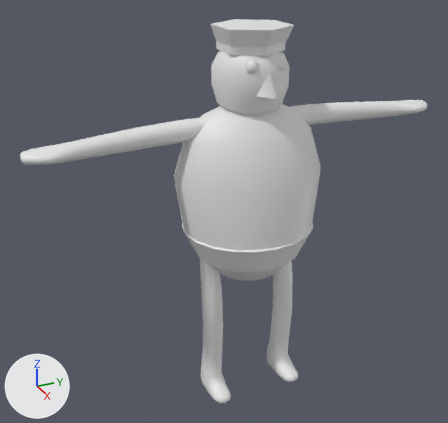
Renders of the FBX model Assets/Characters/Officer/Officer02/Officer_02.fbx from each side of a commit.
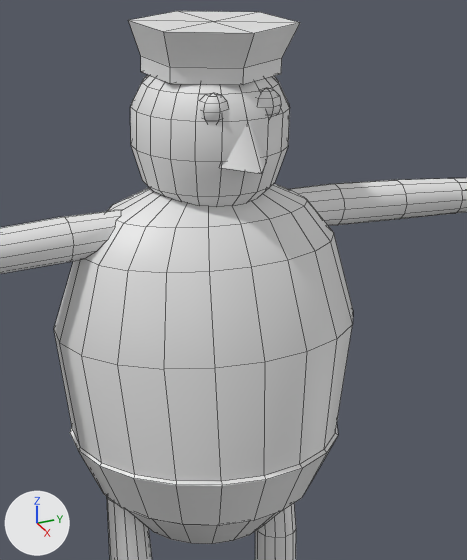
There are two pictures of each version: one whole from a camera (50 mm lens) standing at (0.136, -0.0682, 0.1237) and looking at (-0.0036, -0.0054, 0.0539), one close up on the part from 33% to 84% of the width and 3% to 68% of the height. Lighting does not change. The marker at lower left points along +X, +Y and +Z. The close-ups show mesh edges as thin lines. Materials are left out; every surface is plain grey. Where no turn or scale is listed for an object, it has been applied to the vertices.

The scene before the commit, as lines of its bpy script (objects in view):
```python
me_mesh = bpy.data.meshes.new('Mesh')
me_mesh.from_pydata(...)  # 923 vertices, 884 faces; spans x -0.0169..0.0169, y -0.0559..0.0559, z 0.0..0.1031
me_mesh.materials.append(mat_lambert1)
# before: 254 (-0.0126, 0.0117, 0.0661), 257 (-0.0092, 0.0161, 0.0661), 265 (-0.0149, 0.0062, 0.0661), 275 (-0.0048, 0.019, 0.0661), 291 (-0.0156, 0.0, 0.0661)
# before: 298 (0.0, 0.0199, 0.0661), 302 (0.0048, 0.019, 0.0661) at pixel (353, 310), 334 (0.0092, 0.0161, 0.0661) at pixel (352, 324), 338 (-0.0149, -0.0062, 0.0661), 364 (0.0126, 0.0117, 0.0661) at pixel (337, 338)
# before: 365 (-0.0126, -0.0117, 0.0661), 389 (0.0149, 0.0062, 0.0661) at pixel (307, 351), 392 (-0.0092, -0.0161, 0.0661), 405 (0.0156, 0.0, 0.0661) at pixel (265, 362), 406 (-0.0048, -0.019, 0.0661) at pixel (53, 328)
# before: 424 (0.0048, -0.019, 0.0661) at pixel (81, 355), 427 (0.0149, -0.0062, 0.0661) at pixel (215, 368), 428 (0.0, -0.0199, 0.0661) at pixel (59, 343), 434 (0.0092, -0.0161, 0.0661) at pixel (117, 364), 436 (0.0126, -0.0117, 0.0661) at pixel (164, 369)
ob_pcylinder6 = bpy.data.objects.new('pCylinder6', me_mesh)
ob_pcylinder6.location = (0.0, 0.0, 0.0)
```
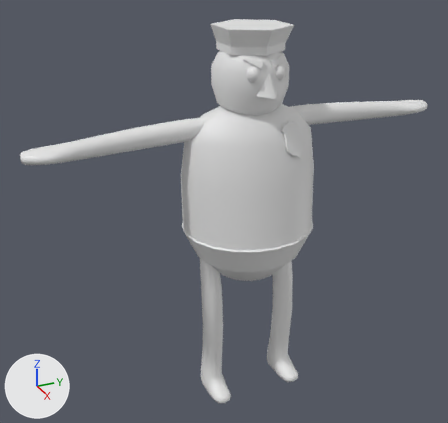
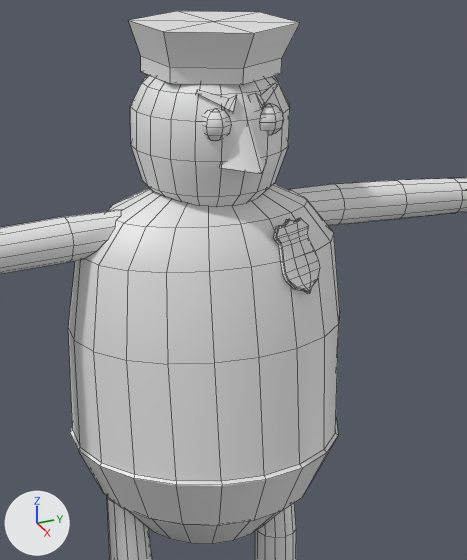
Boxes [x1, y1, x2, y2] around the edits, measured in the close-ups (467 x 560 px; the box of a moved part takes in the faces that stretch with it):
part 1 of me_mesh, moved or reshaped
    before: [258, 88, 282, 117]
    after: [261, 103, 284, 135]
part 2 of me_mesh, moved or reshaped
    before: [200, 93, 228, 122]
    after: [202, 108, 231, 140]
part 3 of me_mesh, added
    after: [273, 218, 320, 294]
part 4 of me_mesh, added
    after: [249, 83, 277, 110]
part 5 of me_mesh, added
    after: [196, 90, 236, 112]
part 6 of me_mesh, moved or reshaped
    before: [54, 233, 353, 482]
    after: [68, 233, 340, 482]

Diff of the bpy script that builds the scene:
```diff
--- a/Assets/Characters/Officer/Officer02/Officer_02.fbx.py
+++ b/Assets/Characters/Officer/Officer02/Officer_02.fbx.py
@@ me_mesh @@
 # used by ob_pcylinder6; location = (0.0, 0.0, 0.0)
 # verts and faces of me_mesh; kept vertices keep their numbers, new ones are numbered from 923
-me_mesh.from_pydata(...)  # 923 vertices, 884 faces; spans x -0.0169..0.0169, y -0.0559..0.0559, z 0.0..0.1031
+me_mesh.from_pydata(...)  # 1090 vertices, 1046 faces; spans x -0.0169..0.0169, y -0.0559..0.0559, z 0.0..0.1031
+# me_mesh part 1: the loose piece of 32 vertices spanning x 0.0057..0.0093, y 0.0018..0.005, z 0.0927..0.0964 is moved by (0.0007, 0.0, -0.0016)
+# me_mesh part 2: the loose piece of 32 vertices spanning x 0.0057..0.0093, y -0.005..-0.0018, z 0.0927..0.0964 is moved by (0.0007, 0.0, -0.0016)
+# me_mesh part 3: a new loose piece of 139 vertices spanning x 0.0079..0.0125, y 0.0035..0.0102, z 0.0723..0.081
+# me_mesh part 4: a new loose piece of 14 vertices spanning x 0.0058..0.0094, y 0.0007..0.0052, z 0.0941..0.0967
+# me_mesh part 5: a new loose piece of 14 vertices spanning x 0.0058..0.0094, y -0.0052..-0.0007, z 0.0941..0.0967
+# me_mesh part 6
+verts[254] = (-0.0115, 0.0106, 0.0661)  # moved
+verts[257] = (-0.0083, 0.0146, 0.0661)  # moved
+verts[265] = (-0.0135, 0.0056, 0.0661)  # moved
+verts[275] = (-0.0044, 0.0172, 0.0661)  # moved
+verts[291] = (-0.0142, 0.0, 0.0661)  # moved
+verts[298] = (0.0, 0.0181, 0.0661)  # moved
+verts[302] = (0.0044, 0.0172, 0.0661)  # moved, pixel (339, 310)
+verts[334] = (0.0083, 0.0146, 0.0661)  # moved, pixel (338, 323)
+verts[338] = (-0.0135, -0.0056, 0.0661)  # moved
+verts[364] = (0.0115, 0.0106, 0.0661)  # moved, pixel (324, 336)
+verts[365] = (-0.0115, -0.0106, 0.0661)  # moved
+verts[389] = (0.0135, 0.0056, 0.0661)  # moved, pixel (297, 348)
+verts[392] = (-0.0083, -0.0146, 0.0661)  # moved
+verts[405] = (0.0142, 0.0, 0.0661)  # moved, pixel (259, 357)
+verts[406] = (-0.0044, -0.0172, 0.0661)  # moved, pixel (68, 327)
+verts[424] = (0.0044, -0.0172, 0.0661)  # moved, pixel (93, 351)
+verts[427] = (0.0135, -0.0056, 0.0661)  # moved, pixel (214, 363)
+verts[428] = (0.0, -0.0181, 0.0661)  # moved, pixel (74, 340)
+verts[434] = (0.0083, -0.0146, 0.0661)  # moved, pixel (126, 360)
+verts[436] = (0.0115, -0.0106, 0.0661)  # moved, pixel (168, 364)
```
